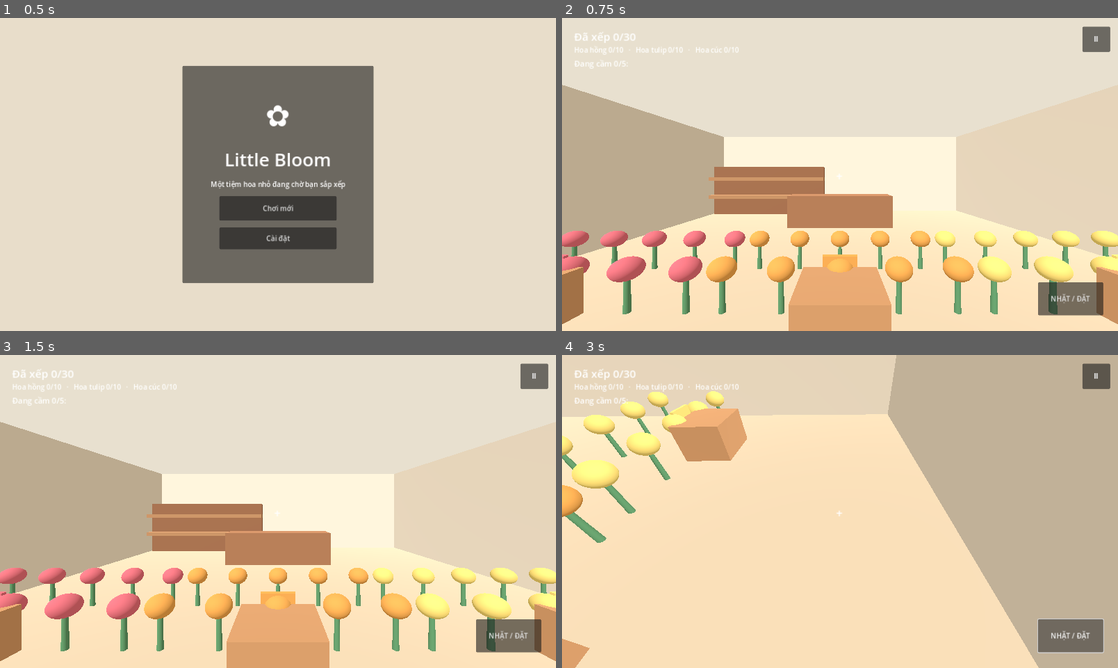
Above: before the commit, frames 1-4 (two rows, left to right).
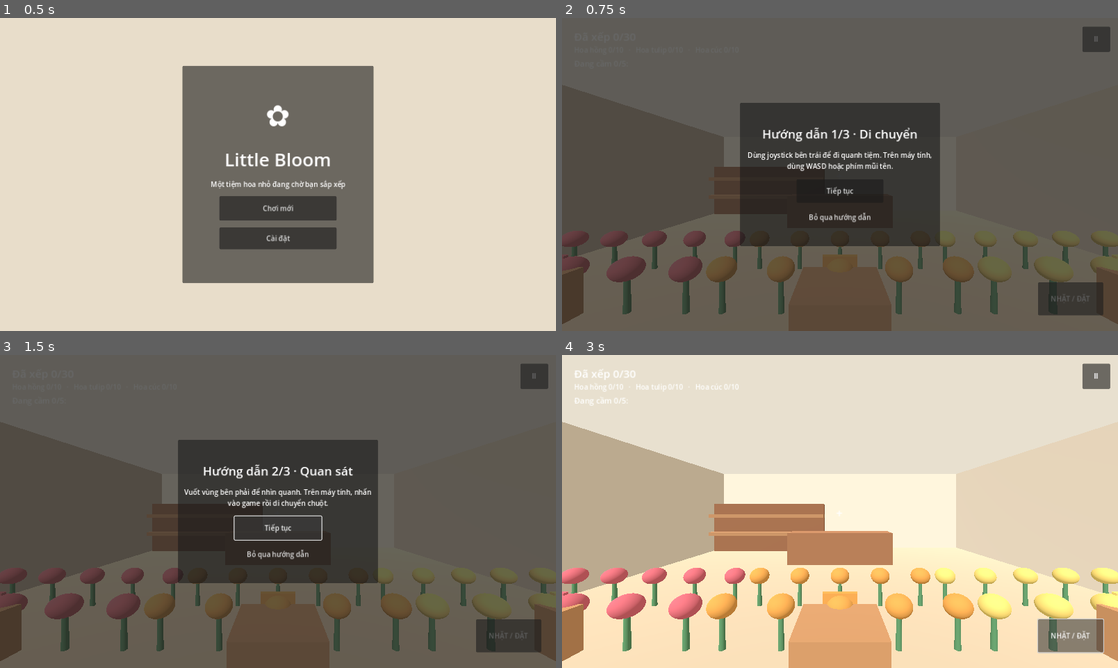
Above: after the commit, the same moments.

Repository: Phonng/tidy-up-little-bloom
Game: Godot game, scene res://scenes/main_menu.tscn
Two runs of this game, one before a commit and one after it. Both use one fixed random seed, a clock stepped at 60 frames per second and the inputs below.
Inputs (mouse positions are in pixels of both pictures, inside the frame that each line leads up to):
- Up to frame 1 (0.5 s): no input
- Up to frame 2 (0.75 s): click "Chơi mới" at 0.5 s
- Up to frame 3 (1.5 s): click (278, 527) at 1.25 s, where only the run after the commit has a clickable "Tiếp tục"
- Up to frame 4 (3 s): click (840, 555) at 2 s, where only the run after the commit has a clickable "Bỏ qua hướng dẫn"; click "NHẶT / ĐẶT" at 2.75 s

Frame 1 is identical in both runs. In frame 2, 100% of the frame differs, in the area x 0-100%, y 0-100%; in frame 3, 100%; in frame 4, 64%.

Commit message:
Add first-run onboarding tutorial

Diff:
--- a/scripts/autoload/settings_manager.gd
+++ b/scripts/autoload/settings_manager.gd
@@ -6,6 +6,7 @@
 var invert_y := false
 var music_volume := 0.7
 var sfx_volume := 0.8
+var tutorial_seen := false
 
 func _ready() -> void:
 	_ensure_audio_bus("Music")
@@ -29,6 +30,7 @@
 	invert_y = bool(config.get_value("controls", "invert_y", false))
 	music_volume = clampf(float(config.get_value("audio", "music_volume", 0.7)), 0.0, 1.0)
 	sfx_volume = clampf(float(config.get_value("audio", "sfx_volume", 0.8)), 0.0, 1.0)
+	tutorial_seen = bool(config.get_value("progress", "tutorial_seen", false))
 
 func save_settings() -> void:
 	var config := ConfigFile.new()
@@ -36,6 +38,7 @@
 	config.set_value("controls", "invert_y", invert_y)
 	config.set_value("audio", "music_volume", music_volume)
 	config.set_value("audio", "sfx_volume", sfx_volume)
+	config.set_value("progress", "tutorial_seen", tutorial_seen)
 	var error := config.save(SETTINGS_PATH)
 	if error != OK:
 		push_warning("Could not save settings")
@@ -58,6 +61,10 @@
 	_apply_audio()
 	save_settings()
 
+func mark_tutorial_seen() -> void:
+	tutorial_seen = true
+	save_settings()
+
 func _apply_audio() -> void:
 	_set_bus_volume("Music", music_volume)
 	_set_bus_volume("SFX", sfx_volume)
--- a/scripts/touch_controls.gd
+++ b/scripts/touch_controls.gd
@@ -16,6 +16,11 @@
 var pause_card: Control
 var settings_panel: SettingsPanel
 var reset_dialog: ConfirmationDialog
+var tutorial_overlay: Control
+var tutorial_title: Label
+var tutorial_body: Label
+var tutorial_next: Button
+var tutorial_step := 0
 var _move_touch := -1
 var _look_touch := -1
 var _move_origin := Vector2.ZERO
@@ -34,6 +39,8 @@
 	_refresh()
 	if GameState.is_complete():
 		_show_complete()
+	elif not SettingsManager.tutorial_seen:
+		_show_tutorial()
 
 func _build_ui() -> void:
 	var root := Control.new()
@@ -96,6 +103,7 @@
 	pause_button.pressed.connect(_toggle_pause)
 	root.add_child(pause_button)
 	_build_pause_overlay(root)
+	_build_tutorial_overlay(root)
 	_build_completion_overlay(root)
 
 func _input(event: InputEvent) -> void:
@@ -255,6 +263,78 @@
 	get_tree().paused = false
 	get_tree().change_scene_to_file("res://scenes/main_menu.tscn")
 
+func _build_tutorial_overlay(root: Control) -> void:
+	tutorial_overlay = Control.new()
+	tutorial_overlay.set_anchors_and_offsets_preset(Control.PRESET_FULL_RECT)
+	tutorial_overlay.process_mode = Node.PROCESS_MODE_ALWAYS
+	tutorial_overlay.visible = false
+	tutorial_overlay.mouse_filter = Control.MOUSE_FILTER_STOP
+	tutorial_overlay.z_index = 15
+	root.add_child(tutorial_overlay)
+	var dim := ColorRect.new()
+	dim.color = Color(0.12, 0.12, 0.12, 0.68)
+	dim.set_anchors_and_offsets_preset(Control.PRESET_FULL_RECT)
+	dim.mouse_filter = Control.MOUSE_FILTER_STOP
+	tutorial_overlay.add_child(dim)
+	var panel := PanelContainer.new()
+	panel.set_anchors_preset(Control.PRESET_CENTER)
+	panel.position = Vector2(-230, -165)
+	panel.size = Vector2(460, 330)
+	panel.custom_minimum_size = Vector2(460, 330)
+	tutorial_overlay.add_child(panel)
+	var column := VBoxContainer.new()
+	column.alignment = BoxContainer.ALIGNMENT_CENTER
+	column.add_theme_constant_override("separation", 18)
+	panel.add_child(column)
+	tutorial_title = Label.new()
+	tutorial_title.horizontal_alignment = HORIZONTAL_ALIGNMENT_CENTER
+	tutorial_title.add_theme_font_size_override("font_size", 28)
+	column.add_child(tutorial_title)
+	tutorial_body = Label.new()
+	tutorial_body.horizontal_alignment = HORIZONTAL_ALIGNMENT_CENTER
+	tutorial_body.autowrap_mode = TextServer.AUTOWRAP_WORD_SMART
+	tutorial_body.custom_minimum_size.x = 390
+	column.add_child(tutorial_body)
+	tutorial_next = Button.new()
+	tutorial_next.custom_minimum_size = Vector2(200, 54)
+	tutorial_next.size_flags_horizontal = Control.SIZE_SHRINK_CENTER
+	tutorial_next.pressed.connect(_advance_tutorial)
+	column.add_child(tutorial_next)
+	var skip := Button.new()
+	skip.text = "Bỏ qua hướng dẫn"
+	skip.flat = true
+	skip.size_flags_horizontal = Control.SIZE_SHRINK_CENTER
+	skip.pressed.connect(_finish_tutorial)
+	column.add_child(skip)
+
+func _show_tutorial() -> void:
+	tutorial_step = 0
+	_update_tutorial_page()
+	tutorial_overlay.visible = true
+	get_tree().paused = true
+
+func _update_tutorial_page() -> void:
+	var pages := [
+		["Di chuyển", "Dùng joystick bên trái để đi quanh tiệm. Trên máy tính, dùng WASD hoặc phím mũi tên."],
+		["Quan sát", "Vuốt vùng bên phải để nhìn quanh. Trên máy tính, nhấn vào game rồi di chuyển chuột."],
+		["Nhặt và xếp hoa", "Ngắm một bông rồi nhấn NHẶT / ĐẶT. Mang tối đa 5 bông và đặt vào giỏ có đúng loại hoa."],
+	]
+	tutorial_title.text = "Hướng dẫn %d/3 · %s" % [tutorial_step + 1, pages[tutorial_step][0]]
+	tutorial_body.text = pages[tutorial_step][1]
+	tutorial_next.text = "Bắt đầu" if tutorial_step == 2 else "Tiếp tục"
+
+func _advance_tutorial() -> void:
+	if tutorial_step < 2:
+		tutorial_step += 1
+		_update_tutorial_page()
+	else:
+		_finish_tutorial()
+
+func _finish_tutorial() -> void:
+	SettingsManager.mark_tutorial_seen()
+	tutorial_overlay.visible = false
+	get_tree().paused = false
+
 func _show_complete() -> void:
 	_completion_overlay.visible = true
 	get_tree().paused = true
Not shown, changed: ROADMAP_CHECKLIST.md
